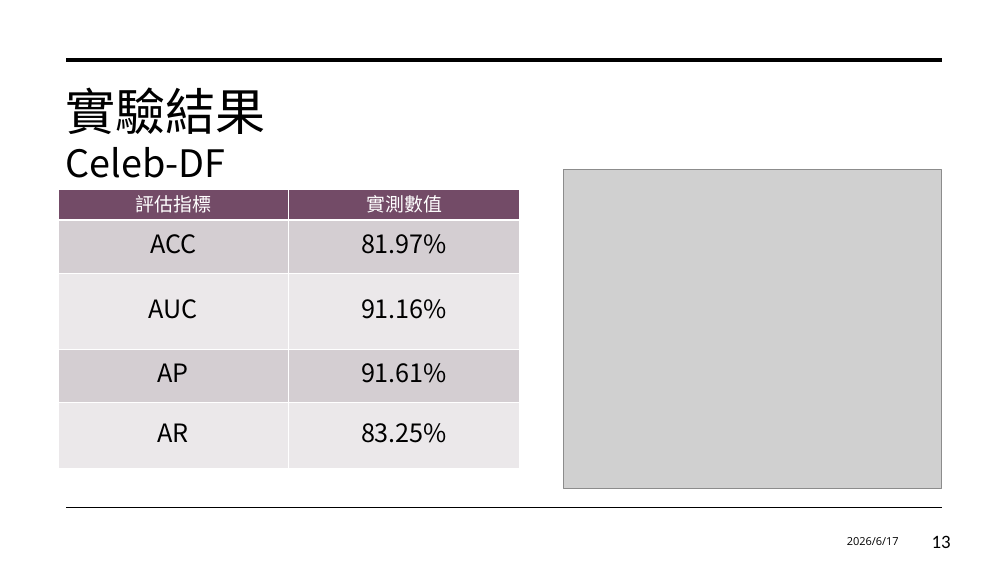
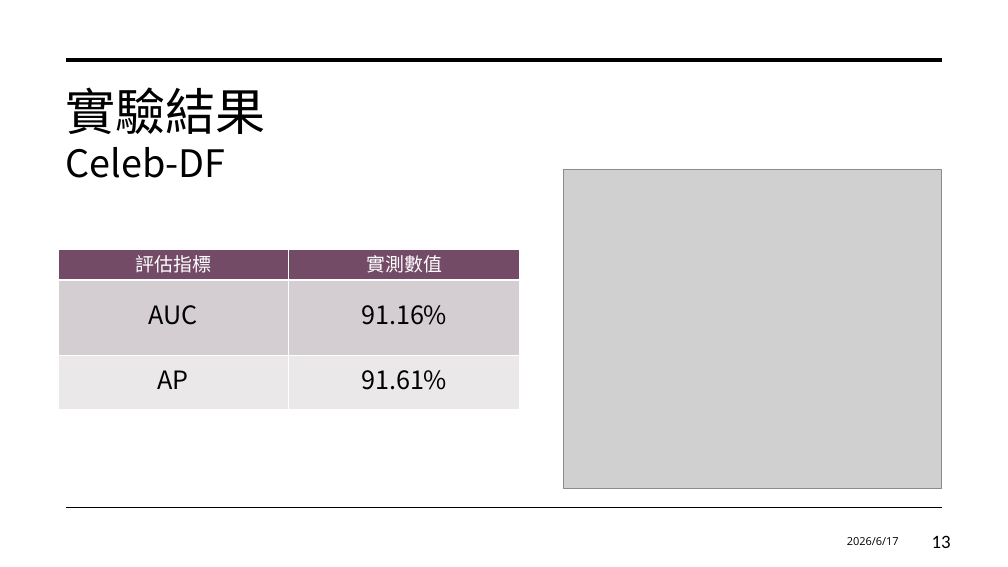
Before and after one commit to 0071ht/Special-topic-implementation, a slide deck: slide 13 of 專題報告.pptx. Drawn at 1008x567 pixels with LibreOffice and Linux fonts; fonts in the diff are those of the drawing; grey boxes stand for pictures. Boxes give left, top, right and bottom in pixels: in the first picture for what was removed or moved away, otherwise in the second. Text is boxed around its words. In the diff, an @@ line names an element or a change of style, - is before the commit and + after.

```diff
--- a/專題報告.pptx
+++ b/專題報告.pptx
@@ table at (x1=58, y1=250, x2=520, y2=498) @@
-row 2: ACC | 81.97%
-row 5: AR | 83.25%
@@ table resized from (x1=58, y1=190, x2=520, y2=447) to (x1=58, y1=250, x2=520, y2=498) @@
```
Also in this commit, not shown: 2 other slides changed.
